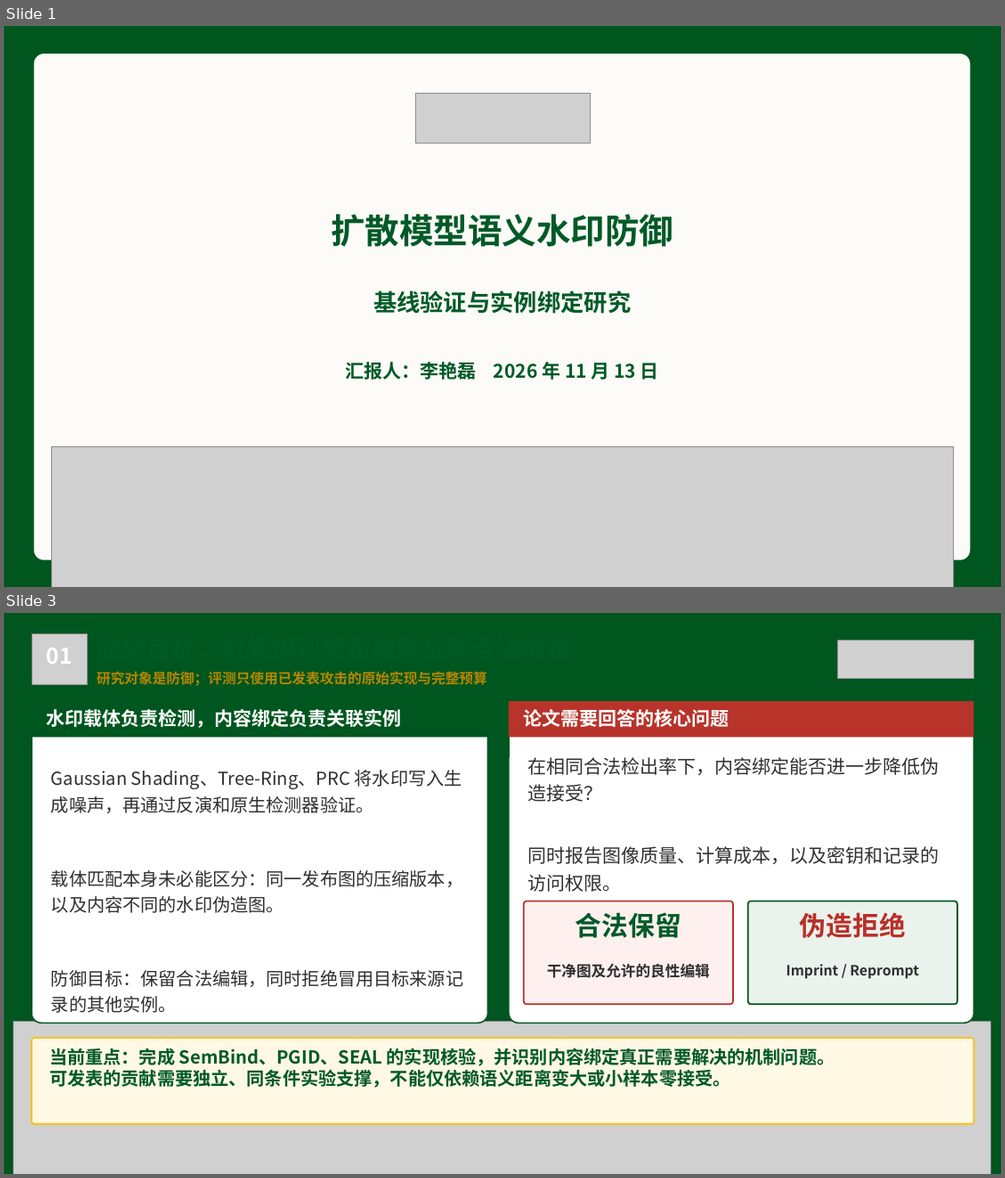
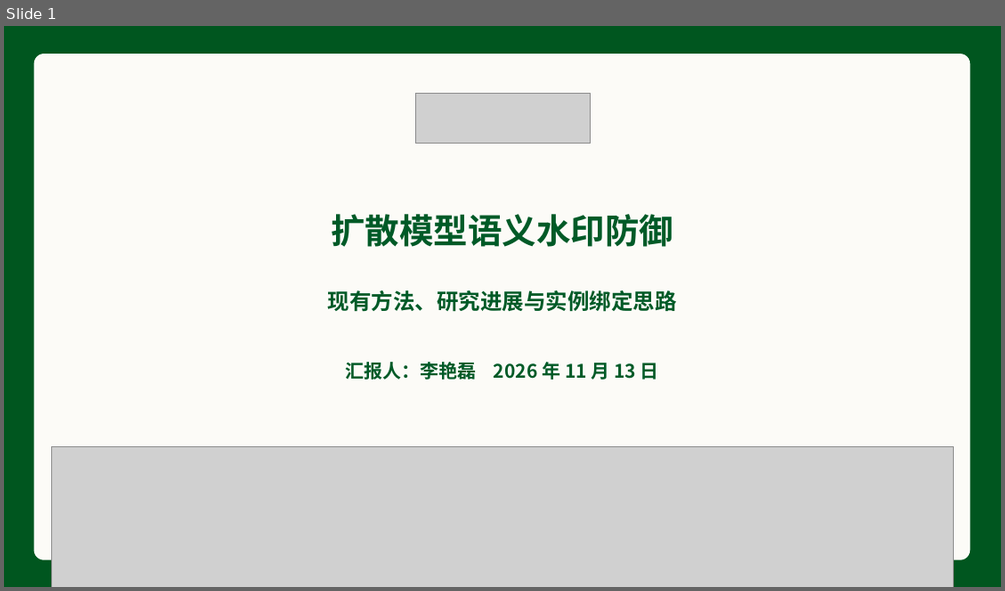
Before and after one commit to lylei5/watermark2, a slide deck: presentations/defense_briefing_20261113/output/语义水印防御研究汇报_中山大学_20261113.pptx. Shown one above the other, each under a label of ours: slides 1 and 3 before the commit, slide 1 after it; the slides between them are not shown. The pictures are 1005x1178 and 1005x591 pixels, drawn with LibreOffice and Linux fonts; fonts in the diff are those of the drawing; grey boxes stand for pictures; background and template pictures are left out. Boxes give left, top, right and bottom in pixels: in the first picture for what was removed or moved away, otherwise in the second. Text is boxed around its words. In the diff, an @@ line names an element or a change of style, - is before the commit and + after.

```diff
--- a/presentations/defense_briefing_20261113/output/语义水印防御研究汇报_中山大学_20261113.pptx
+++ b/presentations/defense_briefing_20261113/output/语义水印防御研究汇报_中山大学_20261113.pptx
@@ slide 3 removed at (x1=4, y1=613, x2=1001, y2=1174), background gradient #00561F @@
@@ picture removed at (x1=32, y1=634, x2=87, y2=685) @@
@@ text removed at (x1=47, y1=648, x2=73, y2=664) @@
-01
@@ picture removed at (x1=838, y1=640, x2=974, y2=679) @@
@@ text removed at (x1=97, y1=671, x2=487, y2=686) @@
-研究对象是防御；评测只使用已发表攻击的原始实现与完整预算
@@ rounded rectangle removed at (x1=32, y1=701, x2=488, y2=1022) @@
@@ rectangle removed at (x1=32, y1=701, x2=488, y2=737) @@
@@ text removed at (x1=47, y1=709, x2=402, y2=728) @@
-水印载体负责检测，内容绑定负责关联实例
@@ rounded rectangle removed at (x1=509, y1=701, x2=974, y2=1022) @@
@@ rectangle removed at (x1=509, y1=701, x2=974, y2=737) @@
@@ text removed at (x1=524, y1=709, x2=729, y2=727) @@
-论文需要回答的核心问题
@@ text removed at (x1=51, y1=770, x2=463, y2=1013) @@
-Gaussian Shading、Tree-Ring、PRC 将水印写入生成噪声，再通过反演和原生检测器验证。
-载体匹配本身未必能区分：同一发布图的压缩版本，以及内容不同的水印伪造图。
-防御目标：保留合法编辑，同时拒绝冒用目标来源记录的其他实例。
@@ text removed at (x1=528, y1=757, x2=939, y2=892) @@
-在相同合法检出率下，内容绑定能否进一步降低伪造接受？
-同时报告图像质量、计算成本，以及密钥和记录的访问权限。
@@ rounded rectangle removed at (x1=524, y1=900, x2=733, y2=1004) @@
@@ rounded rectangle removed at (x1=748, y1=900, x2=957, y2=1004) @@
@@ text removed at (x1=575, y1=912, x2=681, y2=938) @@
-合法保留
@@ text removed at (x1=800, y1=912, x2=906, y2=938) @@
-伪造拒绝
@@ text removed at (x1=547, y1=963, x2=710, y2=978) @@
-干净图及允许的良性编辑
@@ text removed at (x1=786, y1=964, x2=919, y2=979) @@
-Imprint / Reprompt
@@ picture removed at (x1=14, y1=1022, x2=991, y2=1174) @@
@@ rounded rectangle removed at (x1=32, y1=1038, x2=974, y2=1124) @@
@@ text removed at (x1=49, y1=1047, x2=835, y2=1087) @@
-当前重点：完成 SemBind、PGID、SEAL 的实现核验，并识别内容绑定真正需要解决的机制问题。
-可发表的贡献需要独立、同条件实验支撑，不能仅依赖语义距离变大或小样本零接受。
@@ slide 1 changed as well @@
@@ text at (x1=328, y1=290, x2=677, y2=312): text changed; size 22.5 to 21 pt @@
-基线验证与实例绑定研究
+现有方法、研究进展与实例绑定思路
```
Also in this commit, not shown: 2 other slides changed, 7 slides added, 6 other slides removed, 7 other files.
